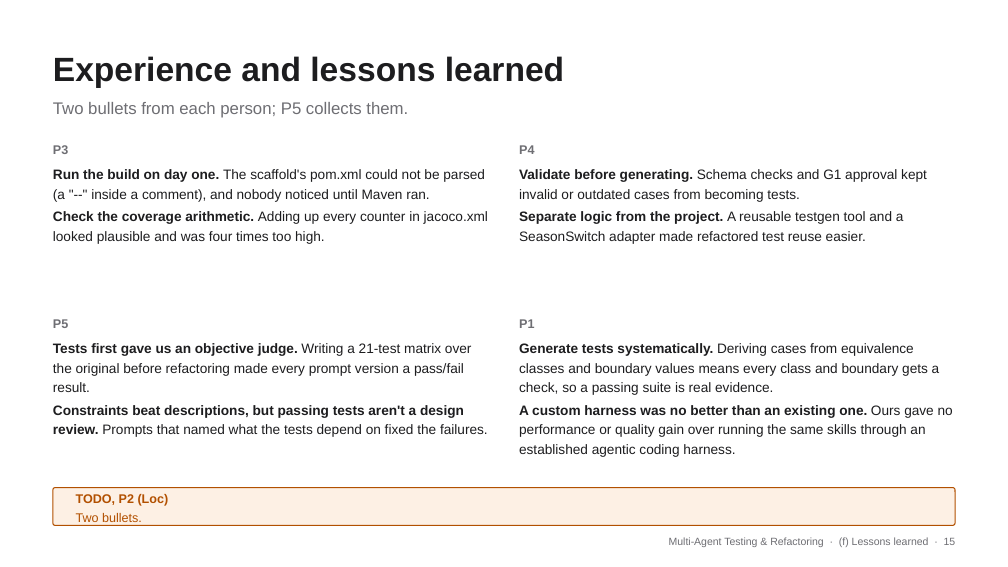
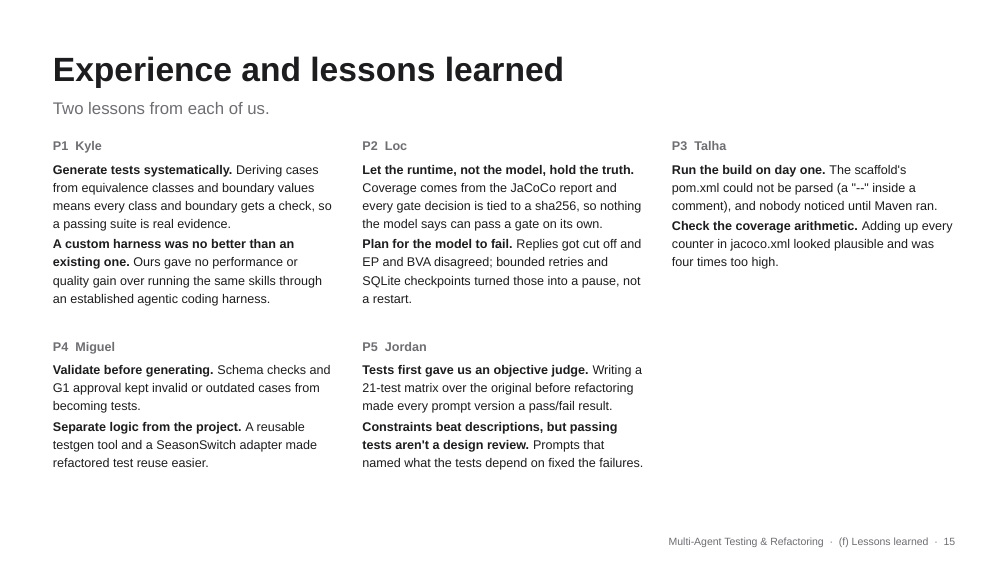
Before and after one commit to JordanTaylorGit/CSE-4392-Multi-Agent-System, a slide deck: slide 15 of slides/team3.pptx. Drawn at 1008x567 pixels with LibreOffice and Linux fonts; fonts in the diff are those of the drawing. Boxes give left, top, right and bottom in pixels: in the first picture for what was removed or moved away, otherwise in the second. Text is boxed around its words. In the diff, an @@ line names an element or a change of style, - is before the commit and + after.

```diff
--- a/slides/team3.pptx
+++ b/slides/team3.pptx
@@ text at [53,102,269,114]: text changed @@
-Two bullets from each person; P5 collects them.
+Two lessons from each of us.
@@ text at [53,141,102,153]: text changed @@
-P3
+P1 Kyle
@@ text added at [362,141,407,150], 12 pt, text #6E6E73, bold @@
+P2 Loc
@@ text added at [672,141,726,150], 12 pt, text #6E6E73, bold @@
+P3 Talha
@@ size 13 to 12 pt in 4 elements at [362,365,643,470], [672,165,953,269], [53,365,331,467], [53,165,331,306] @@
@@ text "Generate tests systematically. Deriving cases ...": place and size @@
-text "Generate tests systematically. Deriving cases ..." at [519,343,953,457]
+text "Generate tests systematically. Deriving cases ..." at [53,165,331,306]
@@ text added at [362,165,641,303], 12 pt, text #1D1D1F @@
+Let the runtime, not the model, hold the truth. Coverage comes from the JaCoCo report and every gate decision is tied to a sha256, so nothing the model says can pass a gate on its own.
+Plan for the model to fail. Replies got cut off and EP and BVA disagreed; bounded retries and SQLite checkpoints turned those into a pause, not a restart.
@@ text "Run the build on day ...": place and size @@
-text "Run the build on day ..." at [53,169,488,244]
+text "Run the build on day ..." at [672,165,953,269]
@@ text removed at [519,319,534,328] @@
-P1
@@ text "Validate before generating. Schema checks ...": place and size @@
-text "Validate before generating. Schema checks ..." at [519,169,927,244]
+text "Validate before generating. Schema checks ..." at [53,365,331,467]
@@ text at [53,342,115,354]: text changed @@
-P4
+P4 Miguel
@@ text "Tests first gave us an ...": place and size @@
-text "Tests first gave us an ..." at [53,343,488,437]
+text "Tests first gave us an ..." at [362,365,643,470]
@@ text at [362,342,427,351]: text changed @@
-P5
+P5 Jordan
@@ rounded rectangle removed at [53,488,955,526] @@
@@ text removed at [76,494,169,522] @@
-TODO, P2 (Loc)
-Two bullets.
```
Also in this commit, not shown: 1 other file.
